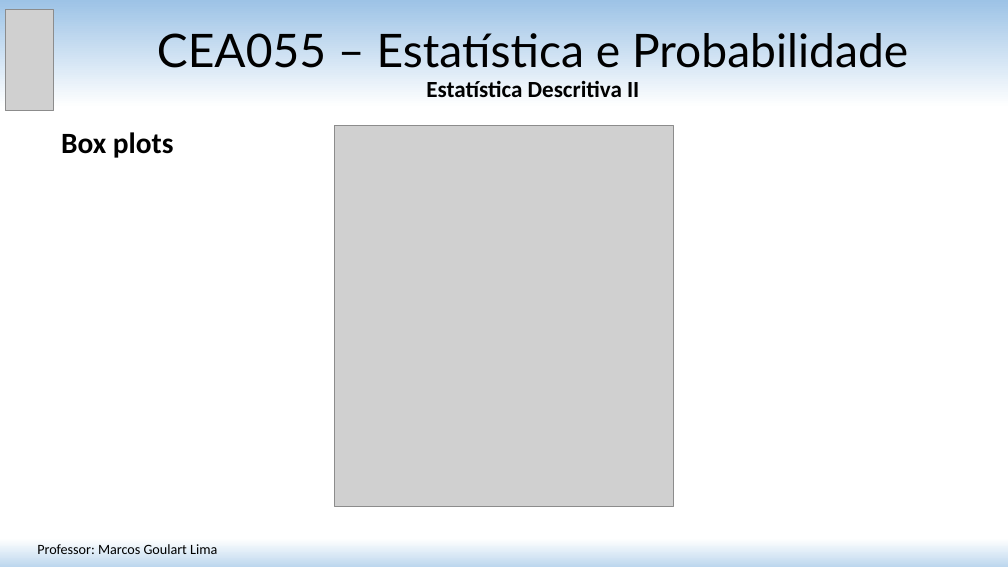
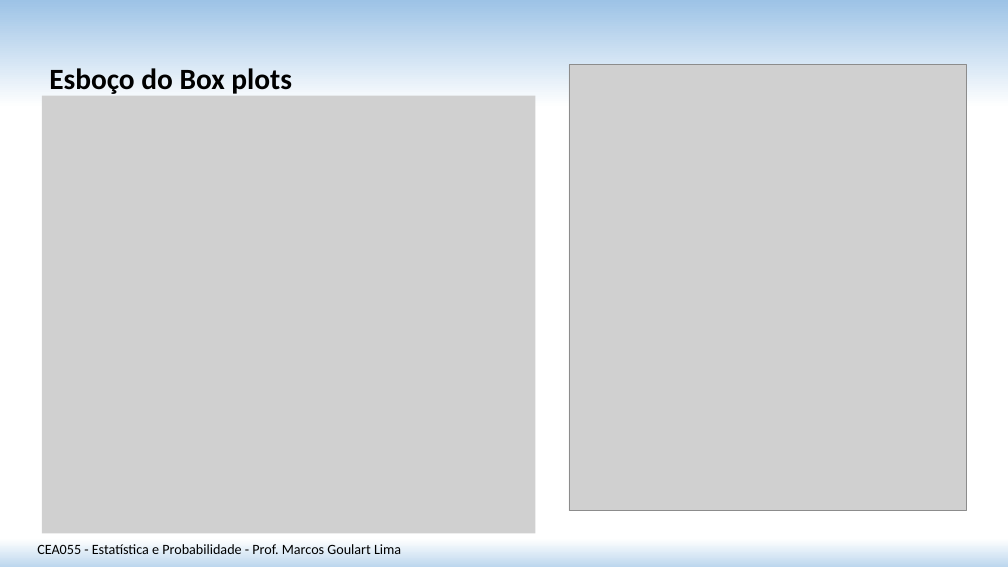
Before and after one commit to matmarcos/minhas-aulas, a slide deck: slide 11 of content/2026-2/cea055-estatistica-probabilidade/02-estatistica-descritiva-ii/Aula_02_Estatistica_Descritiva_II.pptx (slide 12 before the commit). Drawn at 1008x567 pixels with LibreOffice and Linux fonts; fonts in the diff are those of the drawing; grey boxes stand for pictures. Boxes give left, top, right and bottom in pixels: in the first picture for what was removed or moved away, otherwise in the second. Text is boxed around its words. In the diff, an @@ line names an element or a change of style, - is before the commit and + after.

```diff
--- a/content/2026-2/cea055-estatistica-probabilidade/02-estatistica-descritiva-ii/Aula_02_Estatistica_Descritiva_II.pptx
+++ b/content/2026-2/cea055-estatistica-probabilidade/02-estatistica-descritiva-ii/Aula_02_Estatistica_Descritiva_II.pptx
@@ picture removed at bbox=[5, 9, 54, 110] @@
@@ title removed at bbox=[157, 33, 908, 97] @@
-CEA055 – Estatística e Probabilidade
-Estatística Descritiva II
@@ text at bbox=[49, 68, 292, 94]: text changed @@
-Box plots
+Esboço do Box plots
@@ picture: place and size @@
-picture at bbox=[335, 126, 674, 506]
+picture at bbox=[569, 65, 966, 511]
@@ picture added at bbox=[42, 95, 535, 533] @@
@@ text at bbox=[37, 544, 401, 554]: text changed @@
-Professor: Marcos Goulart Lima
+CEA055 - Estatística e Probabilidade - Prof. Marcos Goulart Lima
```
Also in this commit, not shown: 12 other slides changed, 4 slides added, 6 slides removed, 3 other files.
